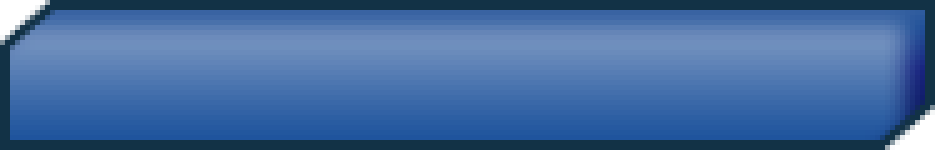
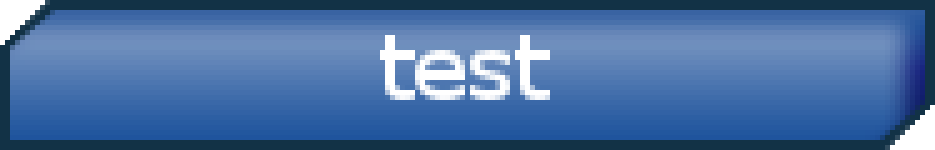
Before/after of a 935px x 150px layered artwork. What changed in the layer stack:
removed layer "Layer 1" over [0, 0, 935, 150]
added layer "test" above "menu_button_editable.psd" over [380, 35, 550, 100]
added layer "menu_button_editable.psd" over [0, 0, 935, 150]
